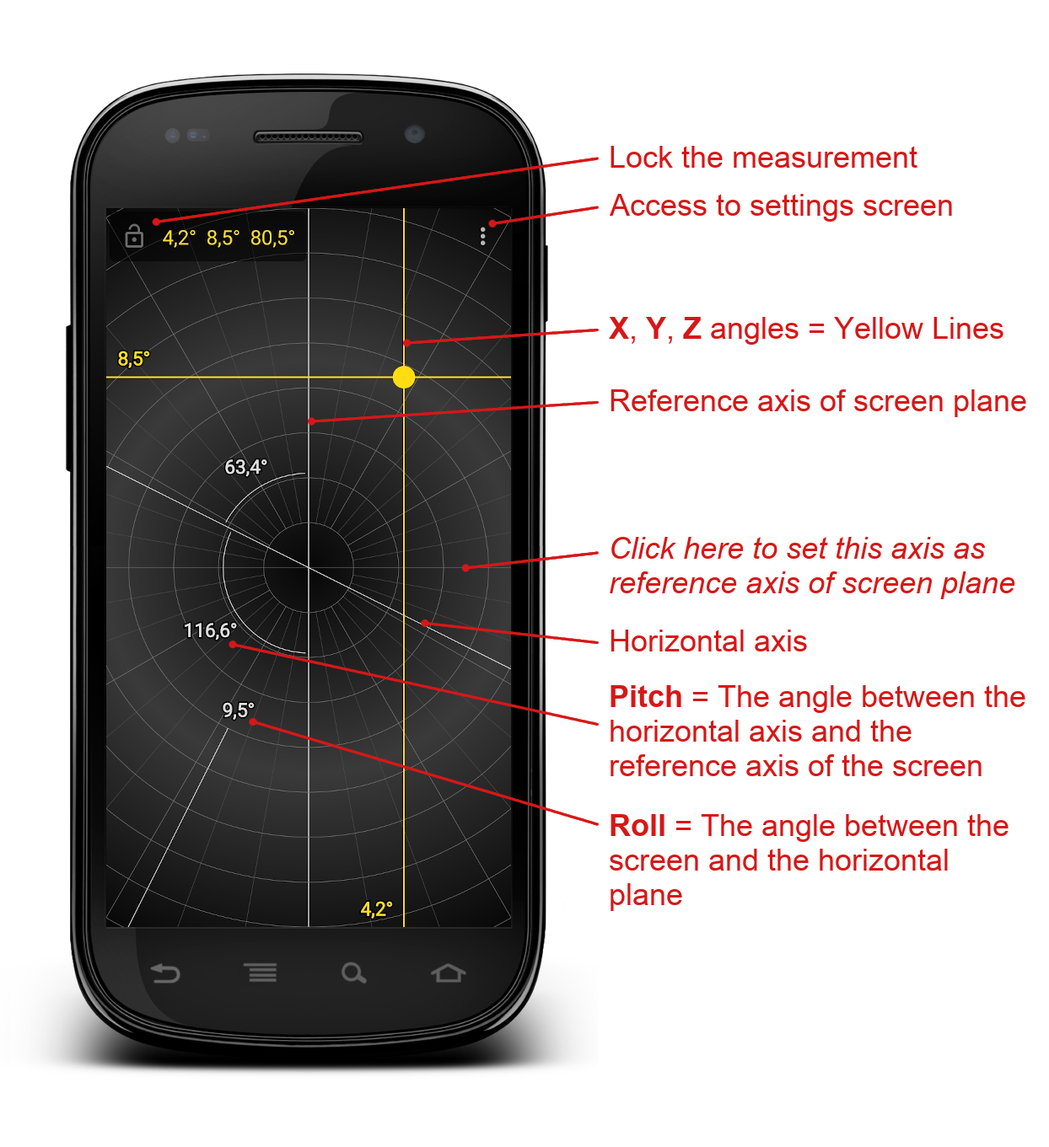
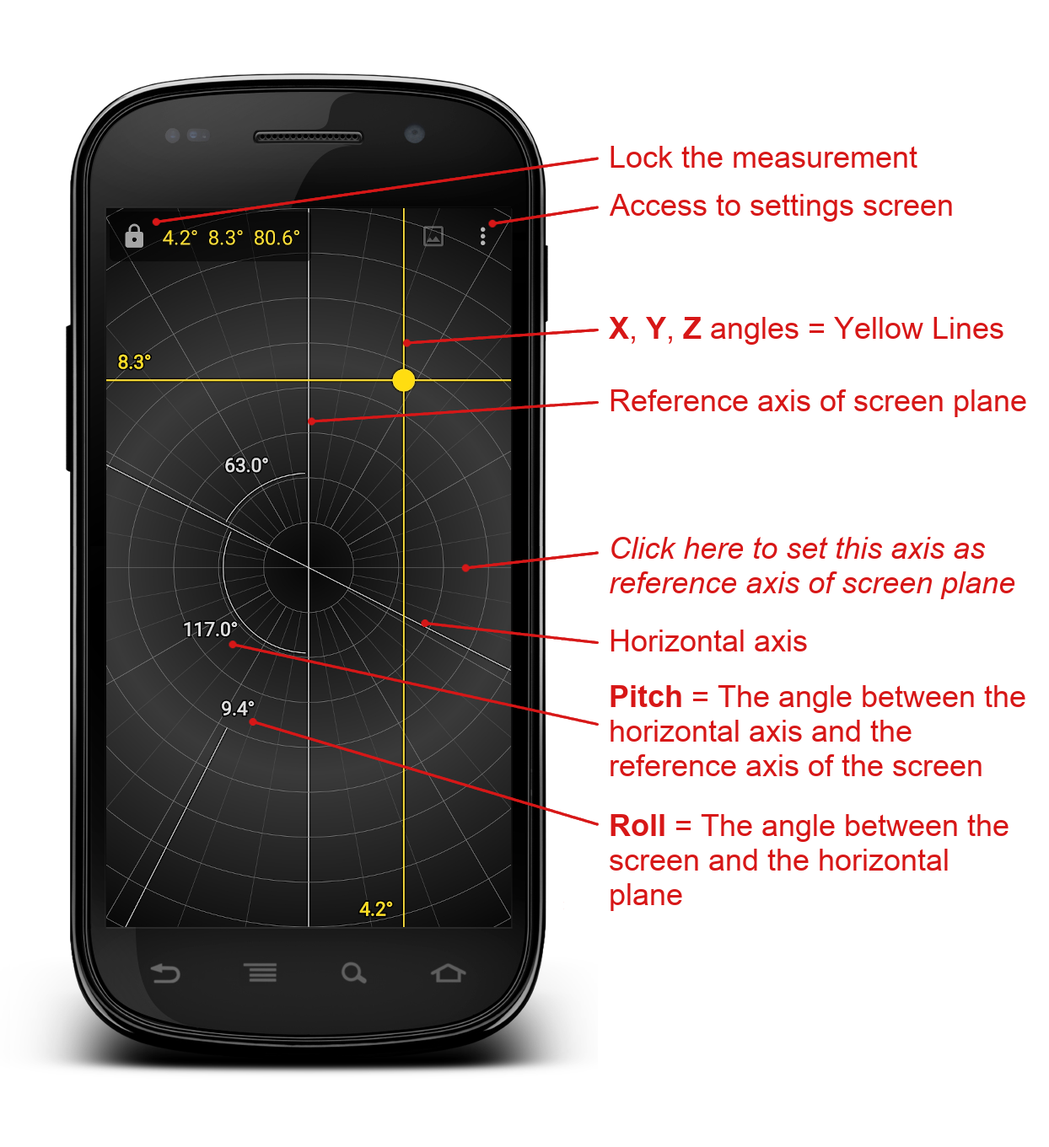
Layered file, before and after one edit (1049×1147). Changes by layer:
painted on "1.png" over [106, 208, 511, 928]
